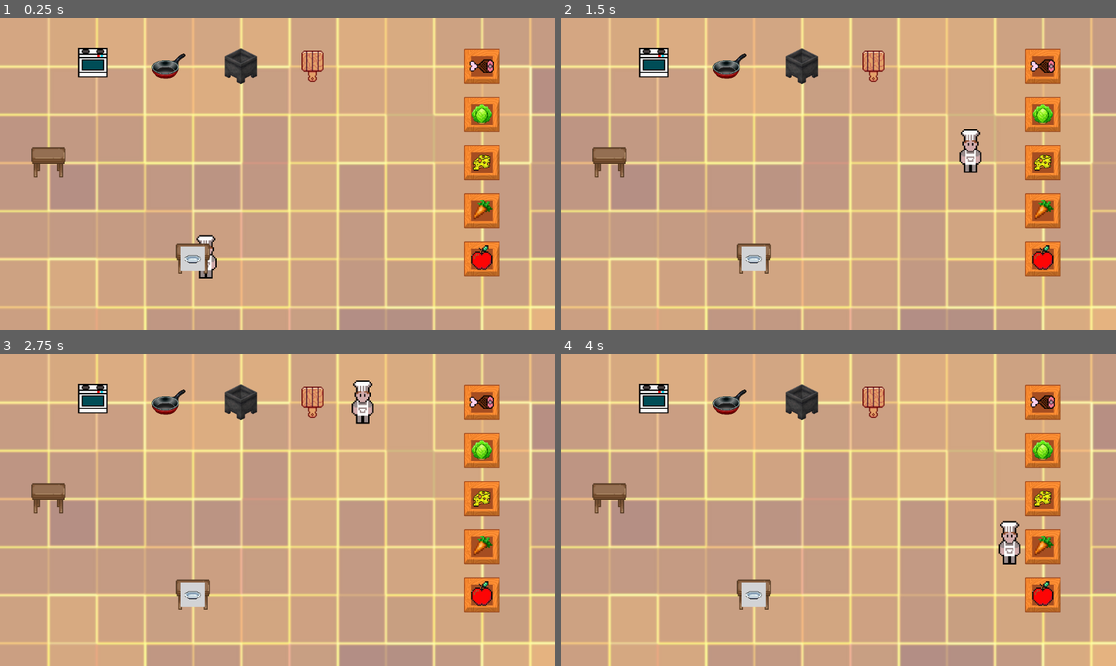
Above: before the commit, frames 1-4 (two rows, left to right).
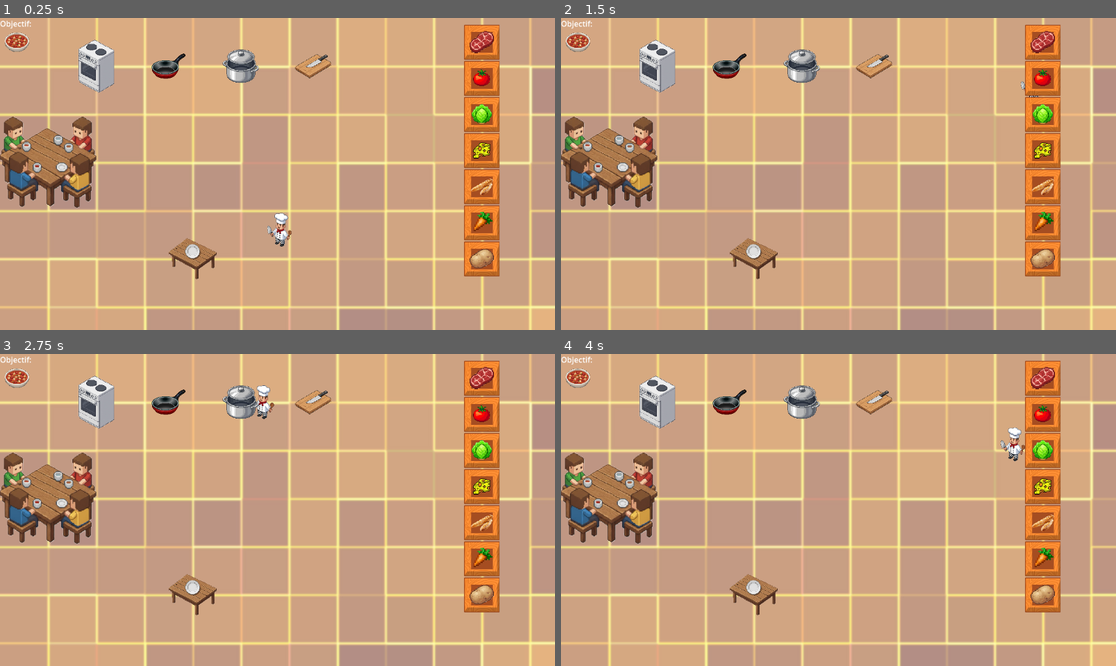
Above: after the commit, the same moments.

Repository: Wakeless-Ry/Overcooked-minimaliste
Game: Godot game, scene res://world.tscn
Two runs of this game, one before a commit and one after it. Both use one fixed random seed, a clock stepped at 60 frames per second and the inputs below.
Inputs:
- Up to frame 1 (0.25 s): no input
- Up to frame 2 (1.5 s): no input
- Up to frame 3 (2.75 s): no input
- Up to frame 4 (4 s): no input

The runs differ from the first frame. In frame 1, 9.5% of the frame differs, in the area x 0-90%, y 0-84%; in frame 2, 9.6%; in frame 3, 9.8%; in frame 4, 9.8%.

Commit message:
Finished objectif recipe and soup

Diff:
--- a/cook.gd
+++ b/cook.gd
@@ -1,6 +1,6 @@
 extends Node2D
 
-@export var speed = 5000  # Movement speed in pixels per second
+@export var speed = 400  # Movement speed in pixels per second
 var instructions = []
 var target_ingr = null
 var state
@@ -22,7 +22,7 @@
 		return false
 	if !kitchen.has(step[1]):
 		return false
-	if step[1] == "PLATE":
+	if step[1] == "PLATE" || step[1] == "STOVE_POT":
 		return (step.size() > 2 && kitchen[step[1]].has_inventory(step[2])) || (step[0] != "" && kitchen[step[1]].needs_ingredient(recipe_name, step[0]))
 	return true
 
@@ -37,7 +37,7 @@
 			parcours.append_array(arbre[current])
 
 func check_plate(step):
-	if step[1] == "PLATE" && step[0] != "":
+	if (step[1] == "PLATE" || step[1] == "STOVE_POT") && step[0] != "":
 		return kitchen[step[1]].needs_ingredient(recipe_name, step[0])
 	return true
 
--- a/cook.tscn
+++ b/cook.tscn
@@ -1,9 +1,11 @@
 [gd_scene load_steps=3 format=3 uid="uid://lpwsrnf5xdpy"]
 
-[ext_resource type="Texture2D" uid="uid://cpq7grm4b2kvq" path="res://sprite/chef_v1.png" id="1_ciqc8"]
+[ext_resource type="Texture2D" uid="uid://coi14d811q8qq" path="res://sprite/chef.png" id="1_ciqc8"]
 [ext_resource type="Script" uid="uid://bapgn7t6gypyv" path="res://cook.gd" id="2_lgwpa"]
 
 [node name="cook" type="Sprite2D"]
 scale = Vector2(0.3, 0.3)
 texture = ExtResource("1_ciqc8")
 script = ExtResource("2_lgwpa")
+
+[node name="Sprite2D" type="Sprite2D" parent="."]
--- a/enum.gd
+++ b/enum.gd
@@ -1,13 +1,18 @@
 extends Node
 
-enum Ingredient_type {HAM, APPLE, LETTUCE, CHEESE, CARROT}
+enum Ingredient_type {HAM, TOMATO, LETTUCE, CHEESE, CARROT, BREAD, POTATO, BURGER, SOUP, SUSHI}
 
 const dictIngredient = {
 	"BEEF": Ingredient_type.HAM,
-	"TOMATO": Ingredient_type.APPLE,
+	"TOMATO": Ingredient_type.TOMATO,
 	"LETTUCE": Ingredient_type.LETTUCE,
 	"CHEESE": Ingredient_type.CHEESE,
-	"BREAD": Ingredient_type.CARROT,
+	"CARROT": Ingredient_type.CARROT,
+	"BREAD": Ingredient_type.BREAD,
+	"POTATO": Ingredient_type.POTATO,
+	"BURGER": Ingredient_type.BURGER,
+	"SOUP": Ingredient_type.SOUP,
+	"SUSHI": Ingredient_type.SUSHI,
 }
 
 enum StationType { CRATE, CUTTING_BOARD, STOVE_PAN, STOVE_POT, OVEN, MIXING_STATION, DELIVERY_TABLE, PLATE }
--- a/ingredient.gd
+++ b/ingredient.gd
@@ -8,7 +8,7 @@
 	match ingredient_type :
 		Enum.Ingredient_type.HAM :
 			return textures[0]
-		Enum.Ingredient_type.APPLE :
+		Enum.Ingredient_type.TOMATO :
 			return textures[1]
 		Enum.Ingredient_type.LETTUCE :
 			return textures[2]
@@ -16,6 +16,16 @@
 			return textures[3]
 		Enum.Ingredient_type.CARROT :
 			return textures[4]
+		Enum.Ingredient_type.BREAD :
+			return textures[5]
+		Enum.Ingredient_type.POTATO :
+			return textures[6]
+		Enum.Ingredient_type.BURGER :
+			return textures[7]
+		Enum.Ingredient_type.SOUP :
+			return textures[8]
+		Enum.Ingredient_type.SUSHI :
+			return textures[9]
 
 func adjust_size(size, other):
 	var sprite = $Sprite2D
--- a/ingredient.tscn
+++ b/ingredient.tscn
@@ -1,14 +1,19 @@
-[gd_scene load_steps=7 format=3 uid="uid://dsxduajy4lwiu"]
+[gd_scene load_steps=12 format=3 uid="uid://dsxduajy4lwiu"]
 
 [ext_resource type="Script" uid="uid://darehf17n8fk" path="res://ingredient.gd" id="1_11e83"]
-[ext_resource type="Texture2D" uid="uid://eao6epl851pl" path="res://sprite/ham.png" id="2_n8app"]
-[ext_resource type="Texture2D" uid="uid://dj7l3bpuuca7k" path="res://sprite/pomme.png" id="3_luq5u"]
+[ext_resource type="Texture2D" uid="uid://t5uh1ymlcyjh" path="res://sprite/beef.png" id="2_21dxx"]
+[ext_resource type="Texture2D" uid="uid://dsi15m7dkc2oi" path="res://sprite/tomato.png" id="3_luq5u"]
 [ext_resource type="Texture2D" uid="uid://pth8383hs4x0" path="res://sprite/cabage.png" id="4_21dxx"]
 [ext_resource type="Texture2D" uid="uid://bg0qsm4rrrshx" path="res://sprite/cheese.png" id="5_ngxxb"]
 [ext_resource type="Texture2D" uid="uid://n5jsw1rf25l7" path="res://sprite/carrot.png" id="6_luq5u"]
+[ext_resource type="Texture2D" uid="uid://barvrggipagh5" path="res://sprite/bread.png" id="7_21dxx"]
+[ext_resource type="Texture2D" uid="uid://ka4tmkluxy1f" path="res://sprite/potato.png" id="8_ngxxb"]
+[ext_resource type="Texture2D" uid="uid://b7n460asncy58" path="res://sprite/burger.png" id="9_mwf5c"]
+[ext_resource type="Texture2D" uid="uid://c4vhs3s8n5rsv" path="res://sprite/soup.png" id="10_gr20n"]
+[ext_resource type="Texture2D" uid="uid://cf3div6rqnpas" path="res://sprite/sushi.png" id="11_magpw"]
 
 [node name="Ingredient" type="Node2D"]
 script = ExtResource("1_11e83")
-textures = Array[Texture2D]([ExtResource("2_n8app"), ExtResource("3_luq5u"), ExtResource("4_21dxx"), ExtResource("5_ngxxb"), ExtResource("6_luq5u")])
+textures = Array[Texture2D]([ExtResource("2_21dxx"), ExtResource("3_luq5u"), ExtResource("4_21dxx"), ExtResource("5_ngxxb"), ExtResource("6_luq5u"), ExtResource("7_21dxx"), ExtResource("8_ngxxb"), ExtResource("9_mwf5c"), ExtResource("10_gr20n"), ExtResource("11_magpw")])
 
 [node name="Sprite2D" type="Sprite2D" parent="."]
--- /dev/null
+++ b/objectif.gd
@@ -0,0 +1,24 @@
+extends Node2D
+
+const Enum = preload("res://enum.gd")
+@export var textures: Array[Texture2D] = []
+var texture = null
+
+func choose_sprite(ingredient_type):
+	match ingredient_type :
+		Enum.Ingredient_type.BURGER :
+			return textures[0]
+		Enum.Ingredient_type.SOUP :
+			return textures[1]
+		Enum.Ingredient_type.SUSHI :
+			return textures[2]
+
+func adjust_size(size, other):
+	var sprite = $Sprite2D
+	if textures.size() > 0:
+		texture = other
+		sprite.texture = choose_sprite(other)
+		sprite.position.x = 35
+		sprite.position.y = 50
+		var aspect_scale = size / sprite.texture.get_size().x
+		sprite.scale = Vector2(aspect_scale, aspect_scale)
--- /dev/null
+++ b/objectif.tscn
@@ -0,0 +1,17 @@
+[gd_scene load_steps=5 format=3 uid="uid://b5txmrwyp3iw7"]
+
+[ext_resource type="Script" uid="uid://dx7omt08cqcb" path="res://objectif.gd" id="1_08qyb"]
+[ext_resource type="Texture2D" uid="uid://b7n460asncy58" path="res://sprite/burger.png" id="2_r6v0d"]
+[ext_resource type="Texture2D" uid="uid://c4vhs3s8n5rsv" path="res://sprite/soup.png" id="3_yu86t"]
+[ext_resource type="Texture2D" uid="uid://cf3div6rqnpas" path="res://sprite/sushi.png" id="4_s30cn"]
+
+[node name="Objectif" type="Node2D"]
+script = ExtResource("1_08qyb")
+textures = Array[Texture2D]([ExtResource("2_r6v0d"), ExtResource("3_yu86t"), ExtResource("4_s30cn")])
+
+[node name="Sprite2D" type="Sprite2D" parent="."]
+
+[node name="Label" type="Label" parent="."]
+offset_right = 66.0
+offset_bottom = 23.0
+text = "Objectif:"
--- /dev/null
+++ b/recettes/SOUP.tres
@@ -0,0 +1,21 @@
+[gd_resource type="Resource" script_class="Recette" load_steps=2 format=3]
+
+[ext_resource type="Script" path="res://recettes/recette.gd" id="1_sqt12"]
+
+[resource]
+script = ExtResource("1_sqt12")
+name = "SOUP"
+steps = {
+"OBJECTIVE": ["SOUP", "DELIVERY_TABLE"],
+["", "LETTUCE_CUT"]: [["LETTUCE", "CUTTING_BOARD"]],
+["", "POTATO_CUT"]: [["POTATO", "CUTTING_BOARD"]],
+["", "STOVE_POT", ["TOMATO_CUT", "LETTUCE_CUT", "POTATO_CUT"]]: [["TOMATO_CUT", "STOVE_POT"], ["LETTUCE_CUT", "STOVE_POT"], ["POTATO_CUT", "STOVE_POT"]],
+["", "TOMATO_CUT"]: [["TOMATO", "CUTTING_BOARD"]],
+["LETTUCE", "CUTTING_BOARD"]: [["", "CRATE_LETTUCE"]],
+["LETTUCE_CUT", "STOVE_POT"]: [["", "LETTUCE_CUT"]],
+["POTATO", "CUTTING_BOARD"]: [["", "CRATE_POTATO"]],
+["POTATO_CUT", "STOVE_POT"]: [["", "POTATO_CUT"]],
+["SOUP", "DELIVERY_TABLE"]: [["", "STOVE_POT", ["TOMATO_CUT", "LETTUCE_CUT", "POTATO_CUT"]]],
+["TOMATO", "CUTTING_BOARD"]: [["", "CRATE_TOMATO"]],
+["TOMATO_CUT", "STOVE_POT"]: [["", "TOMATO_CUT"]]
+}
--- /dev/null
+++ b/recettes/SOUPE.tres
@@ -0,0 +1,21 @@
+[gd_resource type="Resource" script_class="Recette" load_steps=2 format=3]
+
+[ext_resource type="Script" path="res://recettes/recette.gd" id="1_0gvne"]
+
+[resource]
+script = ExtResource("1_0gvne")
+name = "SOUPE"
+steps = {
+"OBJECTIVE": ["SOUPE", "DELIVERY_TABLE"],
+["", "LETTUCE_CUT"]: [["LETTUCE", "CUTTING_BOARD"]],
+["", "POTATO_CUT"]: [["POTATO", "CUTTING_BOARD"]],
+["", "STOVE_POT", ["TOMATO_CUT", "LETTUCE_CUT", "POTATO_CUT"]]: [["TOMATO_CUT", "STOVE_POT"], ["LETTUCE_CUT", "STOVE_POT"], ["POTATO_CUT", "STOVE_POT"]],
+["", "TOMATO_CUT"]: [["TOMATO", "CUTTING_BOARD"]],
+["LETTUCE", "CUTTING_BOARD"]: [["", "CRATE_LETTUCE"]],
+["LETTUCE_CUT", "STOVE_POT"]: [["", "LETTUCE_CUT"]],
+["POTATO", "CUTTING_BOARD"]: [["", "CRATE_POTATO"]],
+["POTATO_CUT", "STOVE_POT"]: [["", "POTATO_CUT"]],
+["SOUPE", "DELIVERY_TABLE"]: [["", "STOVE_POT", ["TOMATO_CUT", "LETTUCE_CUT", "POTATO_CUT"]]],
+["TOMATO", "CUTTING_BOARD"]: [["", "CRATE_TOMATO"]],
+["TOMATO_CUT", "STOVE_POT"]: [["", "TOMATO_CUT"]]
+}
--- a/recettes/create_recette.gd
+++ b/recettes/create_recette.gd
@@ -1,24 +1,30 @@
 extends Node
 
 func _ready():
-	var recette_name_soupe = "soupe"
+	var recette_name_soupe = "SOUP"
 
 	var recette_steps_soupe = {
-		["soupe_in_plate", "table"]: [["", "soupe_in_plate"]],
+		"OBJECTIVE": ["SOUP", "DELIVERY_TABLE"],
+		["SOUP", "DELIVERY_TABLE"]: [["", "STOVE_POT", ["TOMATO_CUT", "LETTUCE_CUT", "POTATO_CUT"]]],
 
-		["", "soupe_in_plate"]: [
-			["TOMATO_cut", "stove_pot"],
-			["onion_cut", "stove_pot"],
-			["potato_cut", "stove_pot"]
+		["", "STOVE_POT", ["TOMATO_CUT", "LETTUCE_CUT", "POTATO_CUT"]]: [
+			["TOMATO_CUT", "STOVE_POT"],
+			["LETTUCE_CUT", "STOVE_POT"],
+			["POTATO_CUT", "STOVE_POT"]
 		],
 
-		["TOMATO_cut", "table_cut"]: [["", "crate_TOMATO"]],
-		["onion_cut", "table_cut"]: [["", "crate_onion"]],
-		["potato_cut", "table_cut"]: [["", "crate_potato"]],
+		["TOMATO_CUT", "STOVE_POT"]: [["", "TOMATO_CUT"]],
+		["", "TOMATO_CUT"]: [["TOMATO", "CUTTING_BOARD"]],
 
-		["", "crate_TOMATO"]: [],
-		["", "crate_onion"]: [],
-		["", "crate_potato"]: []
+		["LETTUCE_CUT", "STOVE_POT"]: [["", "LETTUCE_CUT"]],
+		["", "LETTUCE_CUT"]: [["LETTUCE", "CUTTING_BOARD"]],
+
+		["POTATO_CUT", "STOVE_POT"]: [["", "POTATO_CUT"]],
+		["", "POTATO_CUT"]: [["POTATO", "CUTTING_BOARD"]],
+
+		["TOMATO", "CUTTING_BOARD"]: [["", "CRATE_TOMATO"]],
+		["LETTUCE", "CUTTING_BOARD"]: [["", "CRATE_LETTUCE"]],
+		["POTATO", "CUTTING_BOARD"]: [["", "CRATE_POTATO"]],
 	}
 
 	var recette_name_burger = "BURGER"
--- a/recettes/soupe.tres
+++ /dev/null
@@ -1,17 +0,0 @@
-[gd_resource type="Resource" script_class="Recette" load_steps=2 format=3 uid="uid://bsyfk5b7x4cxl"]
-
-[ext_resource type="Script" uid="uid://cqharq5jc6d8e" path="res://recettes/recette.gd" id="1_wvrrj"]
-
-[resource]
-script = ExtResource("1_wvrrj")
-name = "soupe"
-steps = {
-["", "crate_TOMATO"]: [],
-["", "crate_onion"]: [],
-["", "crate_potato"]: [],
-["", "soupe_in_plate"]: [["TOMATO_cut", "stove_pot"], ["onion_cut", "stove_pot"], ["potato_cut", "stove_pot"]],
-["TOMATO_cut", "table_cut"]: [["", "crate_TOMATO"]],
-["onion_cut", "table_cut"]: [["", "crate_onion"]],
-["potato_cut", "table_cut"]: [["", "crate_potato"]],
-["soupe_in_plate", "table"]: [["", "soupe_in_plate"]]
-}
--- a/station.gd
+++ b/station.gd
@@ -14,7 +14,8 @@
 var inventory = []
 
 var ingrDict = {
-	"BURGER" : ["BREAD", "COOKED_BEEF", "LETTUCE_CUT", "CHEESE", "TOMATO_CUT"]
+	"BURGER" : ["BREAD", "COOKED_BEEF", "LETTUCE_CUT", "CHEESE", "TOMATO_CUT"],
+	"SOUP" : ["LETTUCE_CUT", "POTATO_CUT", "TOMATO_CUT"],
 }
 
 func _ready():
@@ -48,14 +49,13 @@
 		Enum.StationType.MIXING_STATION:
 			adjust_size(75, textures[4])
 		Enum.StationType.DELIVERY_TABLE:
-			adjust_size(75, textures[4])
+			adjust_size(200, textures[4])
 		Enum.StationType.PLATE:
-			adjust_size(50, textures[6])
+			adjust_size(100, textures[6])
 		_:
 			pass
 
 func interact(item):
-	print("=====================================")
 	match station_type:
 		Enum.StationType.CRATE:
 			if item == "":
@@ -66,12 +66,15 @@
 					return "LETTUCE_CUT"
 				"TOMATO":
 					return "TOMATO_CUT"
+				"POTATO":
+					return "POTATO_CUT"
 		Enum.StationType.STOVE_PAN:
 			match item:
 				"BEEF":
 					return "COOKED_BEEF"
 		Enum.StationType.STOVE_POT:
-			pass
+			inventory.append(item)
+			return pot_recipe()
 		Enum.StationType.OVEN:
 			pass
 		Enum.StationType.MIXING_STATION:
@@ -86,9 +89,15 @@
 	return ""
 
 func plate_recipe():
-	if lists_have_same_items_with_counts(inventory, ["BREAD", "COOKED_BEEF", "LETTUCE_CUT", "CHEESE", "TOMATO_CUT"]):
+	if lists_have_same_items_with_counts(inventory, ingrDict["BURGER"]):
 		inventory = []
 		return "BURGER"
+	return ""
+
+func pot_recipe():
+	if lists_have_same_items_with_counts(inventory, ingrDict["SOUP"]):
+		inventory = []
+		return "SOUP"
 	return ""
 
 func has_inventory(other):
--- a/station.tscn
+++ b/station.tscn
@@ -1,16 +1,16 @@
 [gd_scene load_steps=9 format=3 uid="uid://dncikfhnllhob"]
 
 [ext_resource type="Script" uid="uid://lfvsqml1jk6p" path="res://station.gd" id="1_lu35c"]
-[ext_resource type="Texture2D" uid="uid://c3a2ywyih8rkt" path="res://sprite/gazinière.png" id="2_72kuv"]
-[ext_resource type="Texture2D" uid="uid://d2cpgqe1nqur3" path="res://sprite/chaudron.png" id="3_qalsi"]
-[ext_resource type="Texture2D" uid="uid://bm1ko42wr8fvr" path="res://sprite/planche.png" id="4_87b1w"]
+[ext_resource type="Texture2D" uid="uid://qehtl25gvikp" path="res://sprite/four.png" id="2_qalsi"]
+[ext_resource type="Texture2D" uid="uid://bwkhirfqsd5yj" path="res://sprite/pot.png" id="3_qalsi"]
+[ext_resource type="Texture2D" uid="uid://csctfq8w35b88" path="res://sprite/cutting_board.png" id="4_qalsi"]
 [ext_resource type="Texture2D" uid="uid://5gy7ne4ywx4v" path="res://sprite/crate.png" id="5_bmuap"]
 [ext_resource type="Texture2D" uid="uid://kof5gsm70t37" path="res://sprite/table.png" id="6_7imi8"]
 [ext_resource type="Texture2D" uid="uid://xjhetb6frjep" path="res://sprite/pfanne-coloured.png" id="7_yr24d"]
-[ext_resource type="Texture2D" uid="uid://cdrqhxn1yey5m" path="res://sprite/plate.jpg" id="8_qalsi"]
+[ext_resource type="Texture2D" uid="uid://dipg1ni7g1y7x" path="res://sprite/plate.png" id="8_qalsi"]
 
 [node name="Station" type="Node2D"]
 script = ExtResource("1_lu35c")
-textures = Array[Texture2D]([ExtResource("2_72kuv"), ExtResource("3_qalsi"), ExtResource("4_87b1w"), ExtResource("5_bmuap"), ExtResource("6_7imi8"), ExtResource("7_yr24d"), ExtResource("8_qalsi")])
+textures = Array[Texture2D]([ExtResource("2_qalsi"), ExtResource("3_qalsi"), ExtResource("4_qalsi"), ExtResource("5_bmuap"), ExtResource("6_7imi8"), ExtResource("7_yr24d"), ExtResource("8_qalsi")])
 
 [node name="Sprite2D" type="Sprite2D" parent="."]
--- a/table.tscn
+++ b/table.tscn
@@ -1,10 +1,8 @@
-[gd_scene load_steps=3 format=3 uid="uid://c8p8lwnje7ids"]
+[gd_scene load_steps=2 format=3 uid="uid://c8p8lwnje7ids"]
 
-[ext_resource type="Script" path="res://table.gd" id="1_jd0nb"]
 [ext_resource type="Texture2D" uid="uid://kof5gsm70t37" path="res://sprite/table.png" id="2_v5i0k"]
 
 [node name="Table" type="Node2D"]
-script = ExtResource("1_jd0nb")
 
 [node name="Sprite2D" type="Sprite2D" parent="."]
 texture = ExtResource("2_v5i0k")
--- a/world.gd
+++ b/world.gd
@@ -4,37 +4,37 @@
 const Enum = preload("res://enum.gd")
 var station_scene = preload("res://station.tscn")
 var cook_scene = preload("res://cook.tscn")
+var objectif_scene = preload("res://objectif.tscn")
 
 var cook = cook_scene.instantiate()
 
 var kitchen = {}
 var cook_inventory = ""
-var recipe = load("res://recettes/BURGER.tres")
+var recipes = [load("res://recettes/BURGER.tres"), load("res://recettes/SOUP.tres")]
+var recipe = null
+
+var objectif = null
 
 func _process(delta):
+	if recipe == null:
+		recipe = recipes.pick_random()
+	display()
+
 	cook.give_environment(kitchen, cook_inventory, recipe)
 	var action = cook.get_agent_action(delta)
 	if action[0] == "deplacement":
 		cook.position = action[1]
 	else:
 		cook_inventory = kitchen[action[1]].interact(cook_inventory)
-	pass
+		if action[1] == "DELIVERY_TABLE":
+			recipe = recipes.pick_random()
 
-#todo affichage
-#func display():
-	#var display_final = []
-	#var tmp = []
-	#var parcours = recipe[0]
-	#while parcours.size() != 0:
-		#var current = parcours.pop_front()
-		#if recipe.has(current):
-			#tmp.push_back(current)
-			#parcours.append_array(recipe[current])
-		#else:
-			#tmp.reverse()
-			#for elt in tmp:
-				#display_final.insert(0, elt)
-			#tmp.clear()
+func display():
+	if objectif != null:
+		remove_child(objectif)
+	objectif = objectif_scene.instantiate()
+	objectif.adjust_size(50, Enum.dictIngredient[recipe.name])
+	add_child(objectif)
 
 func _ready():
 	add_child(cook)
@@ -45,17 +45,19 @@
 
 	spawn_station("CUTTING_BOARD", Vector2(650, 100))
 	spawn_station("DELIVERY_TABLE", Vector2(100, 300))
-	spawn_station("MIXING_STATION", Vector2(400, 500))
+	#spawn_station("MIXING_STATION", Vector2(400, 500))
 	spawn_station("OVEN", Vector2(200, 100))
 	spawn_station("STOVE_PAN", Vector2(350, 100))
 	spawn_station("STOVE_POT", Vector2(500, 100))
 	spawn_station("PLATE", Vector2(400, 500))
 
-	spawn_station("CRATE", Vector2(1000, 100), "BEEF")
-	spawn_station("CRATE", Vector2(1000, 500), "TOMATO")
+	spawn_station("CRATE", Vector2(1000, 50), "BEEF")
+	spawn_station("CRATE", Vector2(1000, 125), "TOMATO")
 	spawn_station("CRATE", Vector2(1000, 200), "LETTUCE")
-	spawn_station("CRATE", Vector2(1000, 300), "CHEESE")
-	spawn_station("CRATE", Vector2(1000, 400), "BREAD")
+	spawn_station("CRATE", Vector2(1000, 275), "CHEESE")
+	spawn_station("CRATE", Vector2(1000, 350), "BREAD")
+	spawn_station("CRATE", Vector2(1000, 425), "CARROT")
+	spawn_station("CRATE", Vector2(1000, 500), "POTATO")
 
 	kitchen["COOK"] = cook
 
Not shown, added: objectif.gd.uid
Binary file added: sprite/beef.png
Not shown, added: sprite/beef.png.import
Binary file added: sprite/bread.png
Not shown, changed: sprite/bread.png.import
Binary file added: sprite/burger.png
Not shown, added: sprite/burger.png.import
Binary file added: sprite/chef.png
Not shown, added: sprite/chef.png.import
Binary file removed: sprite/chef_v1.png
Binary file added: sprite/cutting_board.png
Not shown, changed: sprite/cutting_board.png.import
(and 17 more such lines)
